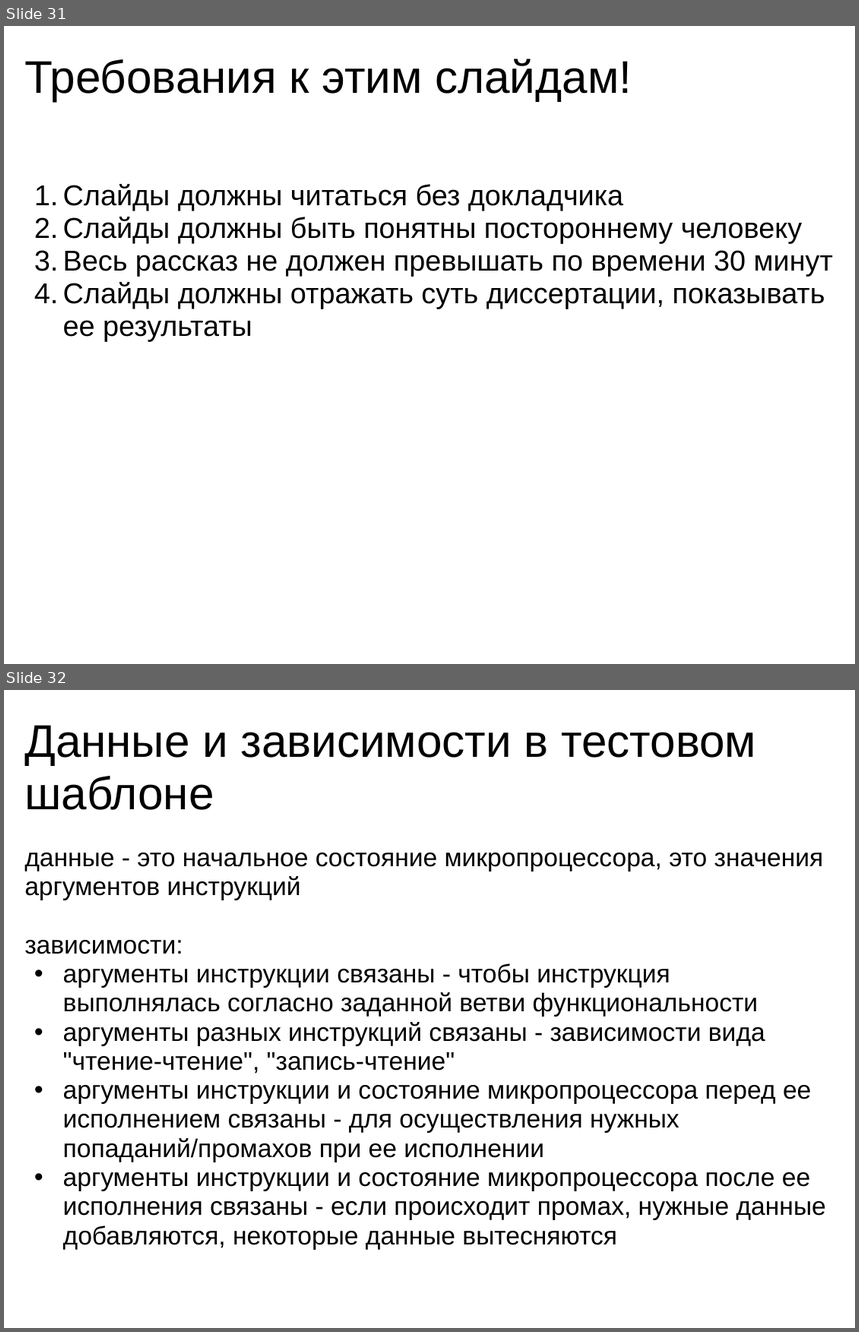
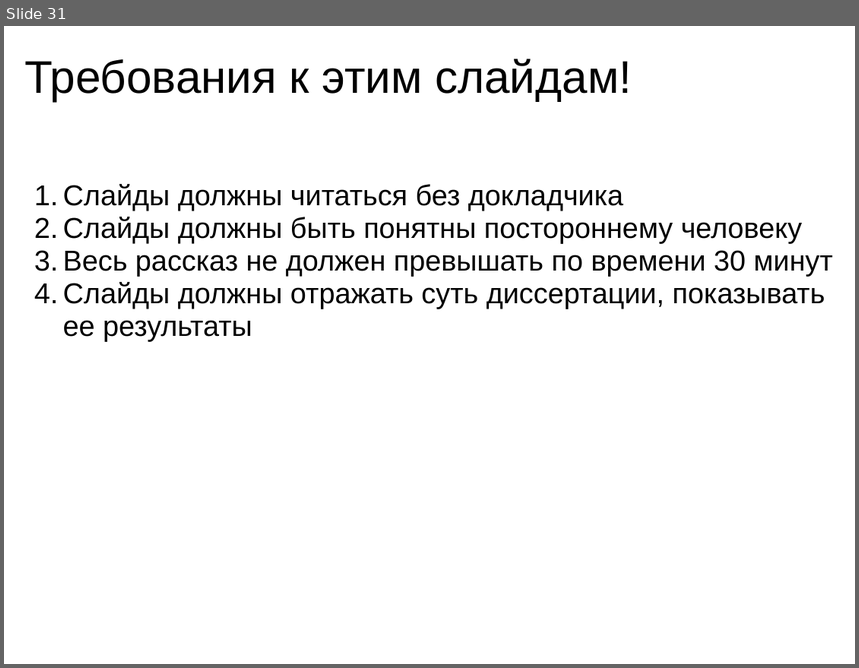
Before and after one commit to kornevgen/tesla-project, a slide deck: papers/THESIS/talks/ivan2010/ivan2010.ppt. Shown one above the other, each under a label of ours: slides 31 and 32 before the commit, slide 31 after it. The pictures are 859x1332 and 859x668 pixels, drawn with LibreOffice and Linux fonts; fonts in the diff are those of the drawing. Boxes give left, top, right and bottom in pixels: in the first picture for what was removed or moved away, otherwise in the second. Text is boxed around its words. In the diff, an @@ line names an element or a change of style, - is before the commit and + after.

```diff
--- a/papers/THESIS/talks/ivan2010/ivan2010.ppt
+++ b/papers/THESIS/talks/ivan2010/ivan2010.ppt
@@ slide 32 removed at <box>4,690,855,1328</box>, background #FFFFFF @@
@@ title removed at <box>25,725,756,810</box> @@
-Данные и зависимости в тестовом шаблоне
@@ text removed at <box>25,853,826,1250</box> @@
-данные - это начальное состояние микропроцессора, это значения аргументов инструкций
-зависимости:
-  • аргументы инструкции связаны - чтобы инструкция выполнялась согласно заданной ветви функциональности
-  • аргументы разных инструкций связаны - зависимости вида "чтение-чтение", "запись-чтение"
-  • аргументы инструкции и состояние микропроцессора перед ее исполнением связаны - для осуществления нужных попаданий/промахов при ее исполнении
-  • аргументы инструкции и состояние микропроцессора после ее исполнения связаны - если происходит промах, нужные данные добавляются, некоторые данные вытесняются
```
Also in this commit, not shown: 16 slides changed, 1 slide added, 2 other slides removed.
